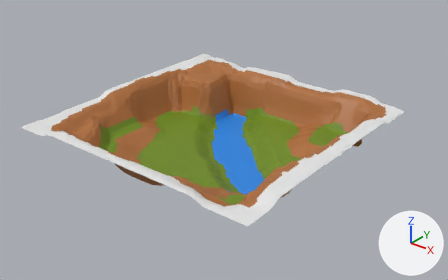
The FBX model Ressources/3D/Map/Map.fbx: old version first, new version second.
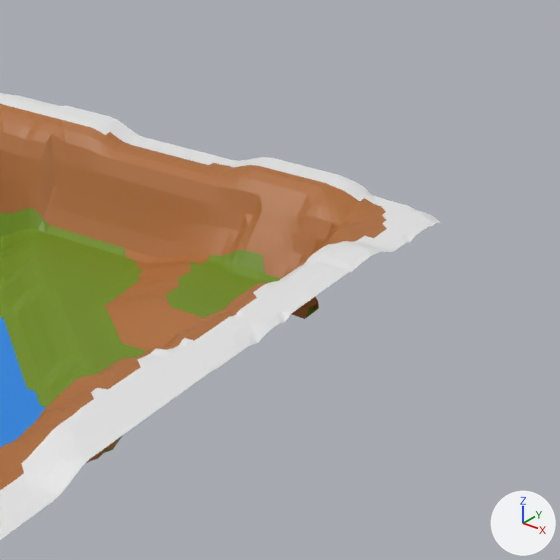
Old and new are each drawn whole from a 50 mm lens placed at (13.15, -16.11, 11.63), pointed at (0.4, -0.17, 1.74) and again close up on the part from 56% to 100% of the width and 12% to 83% of the height. The lights are fixed; the arrows at lower right show +X, +Y and +Z. Objects named as collision shapes, trigger or cutter boxes, shadow casters or lower levels of detail are left out. Where no turn or scale is listed for an object, it has been applied to the vertices. Vertices at the same position are counted once.

The older version as bpy lines, for what is in view:
```python
me_plane_001 = bpy.data.meshes.new('Plane.001')
me_plane_001.from_pydata(...)  # 6097 vertices, 11860 faces; spans x -5.0..5.0, y -5.0..5.0, z -0.38..1.44
# faces by material slot: [3774, 4666, 2340, 1080]
me_plane_001.materials.append(mat_herbe)  # green #6f8d18
me_plane_001.materials.append(mat_terre)  # brown #ae6d37
me_plane_001.materials.append(mat_neige)  # white #e7e7e7
me_plane_001.materials.append(mat_eau)  # blue #2288e7
# before: 6092 (4.3, 2.66, 0.54) at pixel (308, 308), 6093 (4.3, 2.79, 0.54) at pixel (313, 305), 6094 (4.3, 2.92, 0.54) at pixel (318, 301), 6095 (4.25, 2.66, 0.38) at pixel (304, 319), 6096 (4.25, 3.05, 0.38) at pixel (318, 308)
ob_terrain = bpy.data.objects.new('Terrain', me_plane_001)
ob_terrain.location = (0.07, -0.02, 1.2)
```
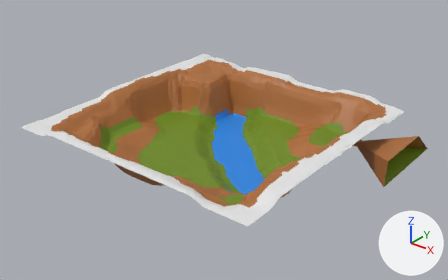
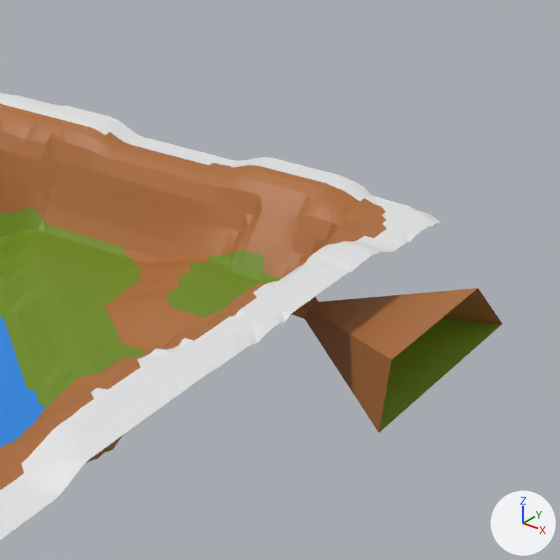
Where the change shows, as pixel boxes (x1, y1, x2, y2) in the close-ups (560 x 560 px):
'Terrain', reshaped
    before: (0, 93, 441, 540)
    after: (0, 93, 502, 540)
part 1 of me_plane_001, built on
    after: (305, 288, 502, 432)

The change, as a diff of the scene's bpy script:
```diff
--- a/Ressources/3D/Map/Map.fbx.py
+++ b/Ressources/3D/Map/Map.fbx.py
@@ me_plane_001 @@
 me_plane_001.from_pydata(...)  # 6097 vertices, 11860 faces; spans x -5.0..5.0, y -5.0..5.0, z -0.38..1.44
 # used by ob_terrain; location = (0.07, -0.02, 1.2)
 # verts and faces of me_plane_001; kept vertices keep their numbers, new ones are numbered from 6097
+# me_plane_001 part 1
+delete_faces([(6092, 6094, 6093)])
+verts[6097] = (4.85, 1.28, 1.21)
+verts[6098] = (6.04, 1.28, 0.95)  # pixel (391, 359)
+verts[6099] = (6.04, 3.76, 0.95)  # pixel (478, 288)
+verts[6100] = (6.0, 1.28, -0.04)  # pixel (378, 432)
+verts[6101] = (6.0, 5.0, -0.06)  # pixel (502, 323)
+verts[6102] = (4.85, 3.76, 1.21)
+faces += [(6092, 6098, 6100, 6095), (6092, 6094, 6099, 6098), (6094, 6096, 6101, 6099)]  # mat_terre (brown #ae6d37)
+faces += [(6095, 6100, 6101, 6096)]  # mat_herbe (green #6f8d18)
 me_plane_001.materials.append(mat_herbe)
```
